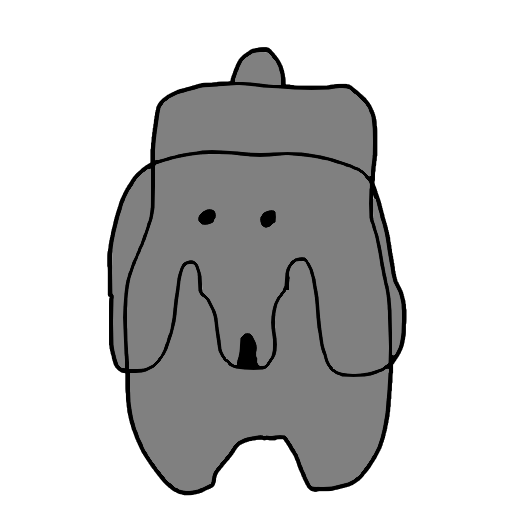
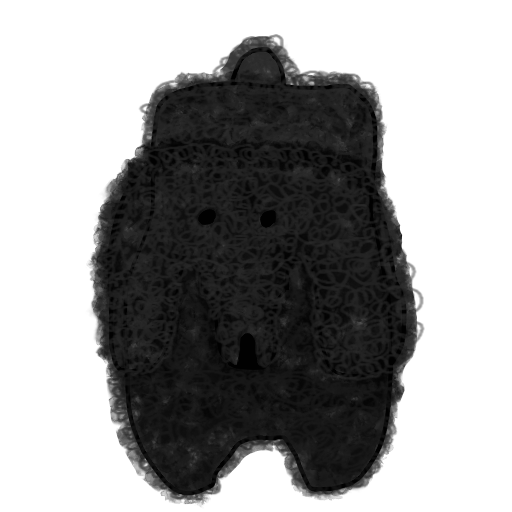
The second 512 x 512 image is a revision of the first. Changes to its layers:
showed "fur" over box(86, 34, 425, 509)
